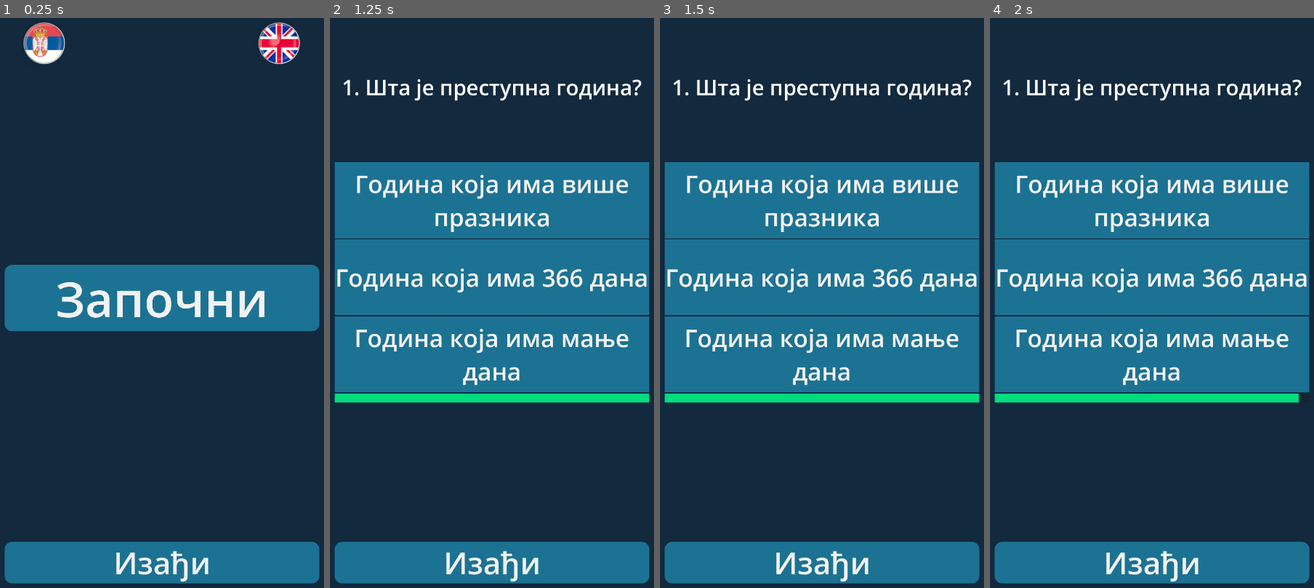
Above: before the commit, frames 1-4 (left to right).
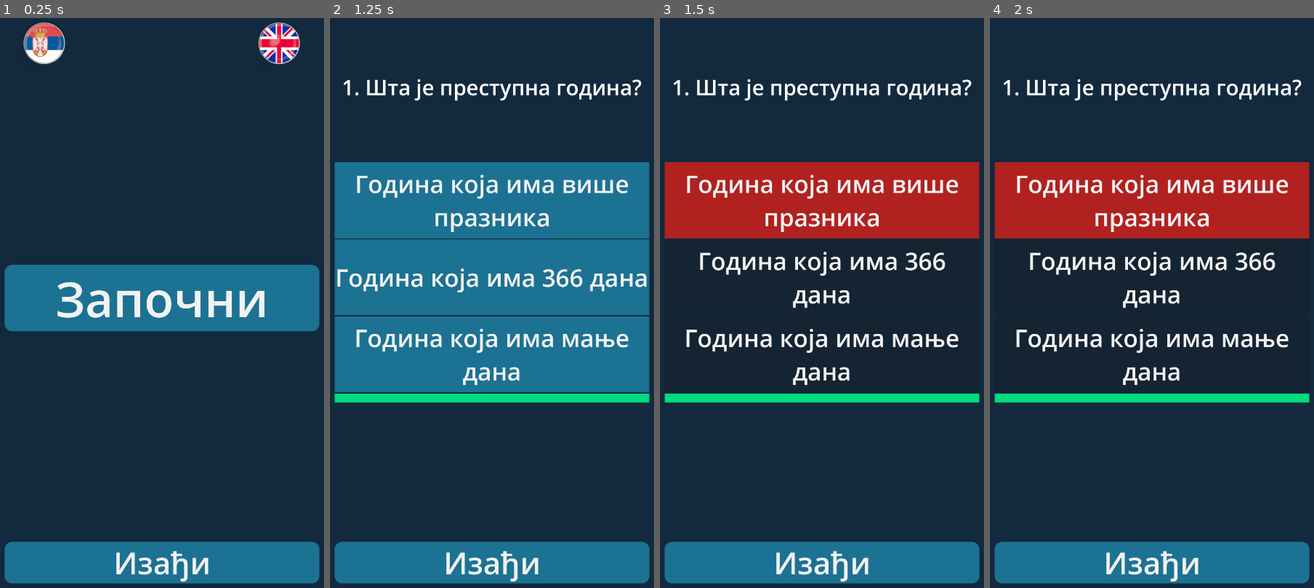
Above: after the commit, the same moments.

Repository: mcbane23/GodotQuiz
Game: Godot game, scene res://scenes/main.tscn
Two runs of this game, one before a commit and one after it. Both use one fixed random seed, a clock stepped at 60 frames per second and the inputs below.
Inputs:
- Up to frame 1 (0.25 s): no input
- Up to frame 2 (1.25 s): click "Започни" at 0.5 s
- Up to frame 3 (1.5 s): click "Година која има више празника" at 1.25 s
- Up to frame 4 (2 s): no input

Frames 1-2 are identical in both runs. In frame 3, 37% of the frame differs, in the area x 1-99%, y 25-66%; in frame 4, 37%, in the area x 1-99%, y 25-68%.

Commit message:
Fix option buttons functionality

Diff:
--- a/scenes/game.tscn
+++ b/scenes/game.tscn
@@ -110,4 +110,7 @@
 text = "Exit"
 
 [connection signal="timeout" from="Timer" to="." method="_on_timer_timeout"]
+[connection signal="pressed" from="Background/MarginContainer/Rows/ButtonsContainer/Button1" to="." method="_on_option_button_pressed" binds= [1]]
+[connection signal="pressed" from="Background/MarginContainer/Rows/ButtonsContainer/Button2" to="." method="_on_option_button_pressed" binds= [2]]
+[connection signal="pressed" from="Background/MarginContainer/Rows/ButtonsContainer/Button3" to="." method="_on_option_button_pressed" binds= [3]]
 [connection signal="pressed" from="Background/MarginContainer/Rows/ExitButton" to="." method="_on_exit_button_pressed"]
